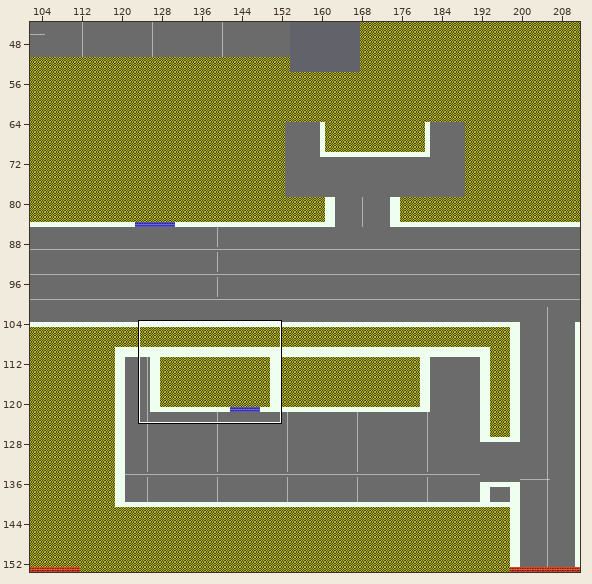
Tiled map -- Assets/Graphics/Maps/Gray Box/RetailGraybox.tmx. The first picture is a wide view before the edit; the outline marks the close-up.
Close-up. Before the edit:
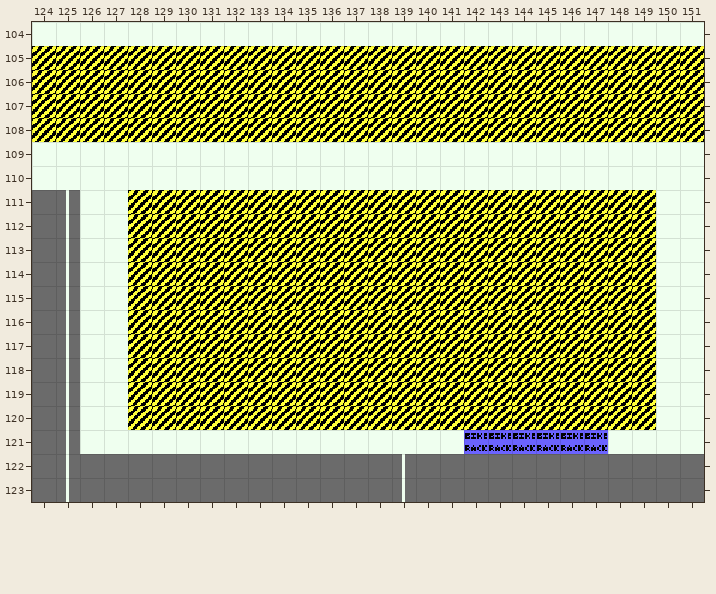
Cells are 16x16 px. Shown: x 124..151, y 104..123. The commit also changed other parts of the map, which this record leaves out.
Once edited:
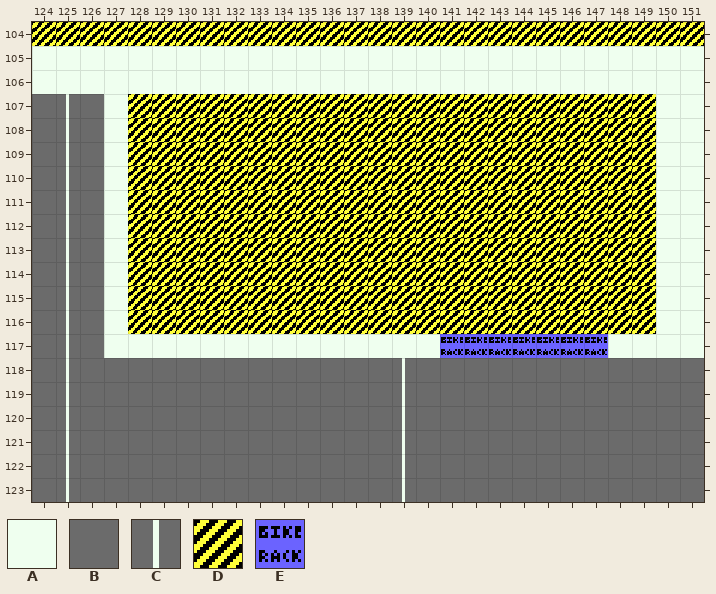
Key: from "DebugGraybox": A 0, B 2, C 3, D 4, E 6.
_ is an empty cell, # one hidden under a higher layer.
Edits made:
{"where": "layer \"Graybox/GrayBox\""}
{"y":104,"x":124,"old":"AAAAAAAAAAAAAAAAAAAAAAAAAAAA","new":"DDDDDDDDDDDDDDDDDDDDDDDDDDDD"}
{"y":105,"x":124,"old":"DDDDDDDDDDDDDDDDDDDDDDDDDDDD","new":"AAAAAAAAAAAAAAAAAAAAAAAAAAAA"}
{"y":106,"x":124,"old":"DDDDDDDDDDDDDDDDDDDDDDDDDDDD","new":"AAAAAAAAAAAAAAAAAAAAAAAAAAAA"}
{"y":107,"x":124,"old":"DDDD","new":"BCBA"}
{"y":107,"x":150,"old":"DD","new":"AA"}
{"y":108,"x":124,"old":"DDDD","new":"BCBA"}
{"y":108,"x":150,"old":"DD","new":"AA"}
{"y":109,"x":124,"old":"AAA","new":"BCB"}
{"y":109,"x":128,"old":"AAAAAAAAAAAAAAAAAAAAAA","new":"DDDDDDDDDDDDDDDDDDDDDD"}
{"y":110,"x":124,"old":"AAA","new":"BCB"}
{"y":110,"x":128,"old":"AAAAAAAAAAAAAAAAAAAAAA","new":"DDDDDDDDDDDDDDDDDDDDDD"}
{"y":111,"x":126,"old":"A","new":"B"}
{"y":112,"x":126,"old":"A","new":"B"}
{"y":113,"x":126,"old":"A","new":"B"}
{"y":114,"x":126,"old":"A","new":"B"}
{"y":115,"x":126,"old":"A","new":"B"}
{"y":116,"x":126,"old":"A","new":"B"}
{"y":117,"x":126,"old":"A","new":"B"}
{"y":117,"x":128,"old":"DDDDDDDDDDDDDDDDDDDDDD","new":"AAAAAAAAAAAAA#######AA"}
{"y":118,"x":126,"old":"AADDDDDDDDDDDDDDDDDDDDDDAA","new":"BBBBBBBBBBBBBCBBBBBBBBBBBB"}
{"y":119,"x":126,"old":"AADDDDDDDDDDDDDDDDDDDDDDAA","new":"BBBBBBBBBBBBBCBBBBBBBBBBBB"}
{"y":120,"x":126,"old":"AADDDDDDDDDDDDDDDDDDDDDDAA","new":"BBBBBBBBBBBBBCBBBBBBBBBBBB"}
{"y":121,"x":126,"old":"AAAAAAAAAAAAAAAA######AAAA","new":"BBBBBBBBBBBBBCBBBBBBBBBBBB"}
{"where": "layer \"Graybox/Bike Racks\""}
{"y":117,"x":141,"old":"_______","new":"EEEEEEE"}
{"y":121,"x":142,"old":"EEEEEE","new":"______"}
{"label":"changed","picture_box":[32,22,704,454]}
